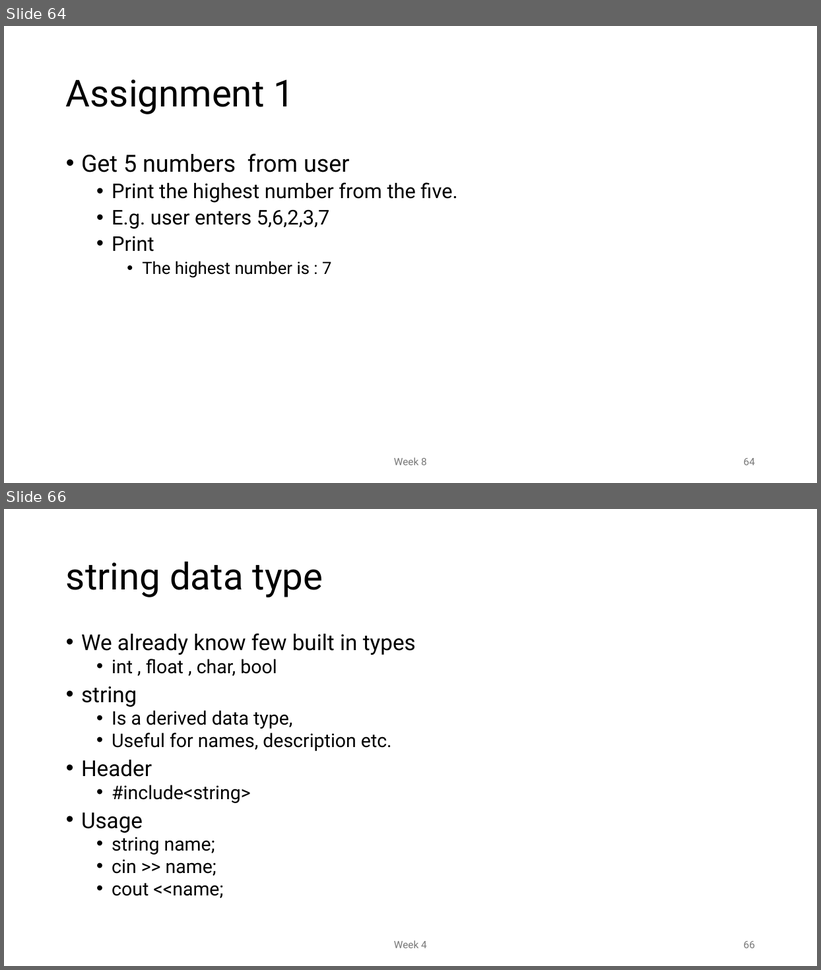
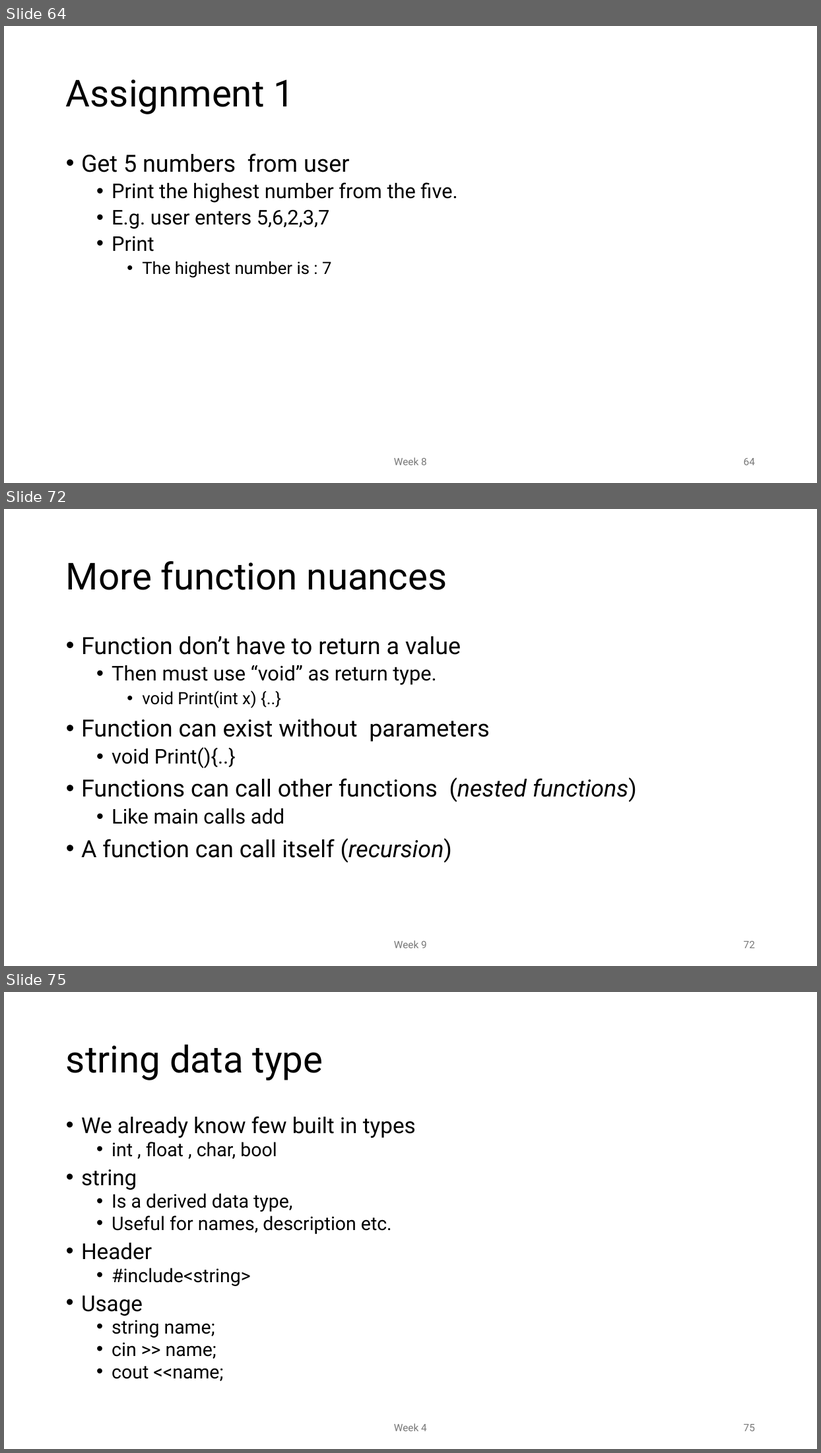
Before and after one commit to MoklaEducation/ems_fall_2025_cpp101, a slide deck: all/Intro to Programming_all.pptx. Shown one above the other, each under a label of ours: slides 64 and 66 before the commit, slides 64, 72 and 75 after it; the slides between them are not shown. The pictures are 821x970 and 821x1453 pixels, drawn with LibreOffice and Linux fonts; fonts in the diff are those of the drawing. Boxes give left, top, right and bottom in pixels: in the first picture for what was removed or moved away, otherwise in the second. Text is boxed around its words. In the diff, an @@ line names an element or a change of style, - is before the commit and + after.

Commit message:
Week 9 slides

```diff
--- a/all/Intro to Programming_all.pptx
+++ b/all/Intro to Programming_all.pptx
@@ slide 72 added at <box>4,509,817,966</box>, background #FFFFFF @@
@@ title added at <box>66,561,448,590</box>, 44 pt, text #000000 @@
+More function nuances
@@ text added at <box>81,636,637,863</box>, 28 pt, text #000000 @@
+• Function don’t have to return a value
+  • Then must use “void” as return type.
+    • void Print(int x) {..}
+• Function can exist without parameters
+  • void Print(){..}
+• Functions can call other functions (nested functions)
+  • Like main calls add
+• A function can call itself (recursion)
@@ text added at <box>394,941,427,949</box>, 12 pt, text #797979 @@
+Week 9
@@ page number added at <box>744,941,755,949</box>, 12 pt, text #797979 @@
+72
@@ what was slide 66 is now slide 75 @@
@@ page number at <box>744,1424,755,1432</box>: text changed @@
-66
+75
```
Also in this commit, not shown: 2 slides changed, 8 other slides added, 1 other file.
